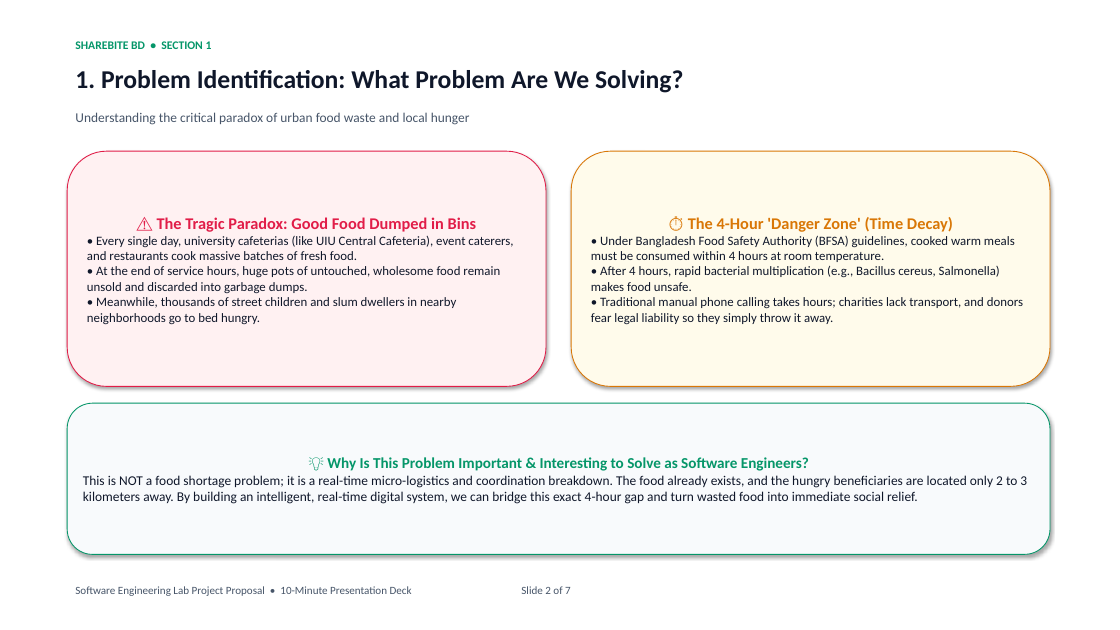
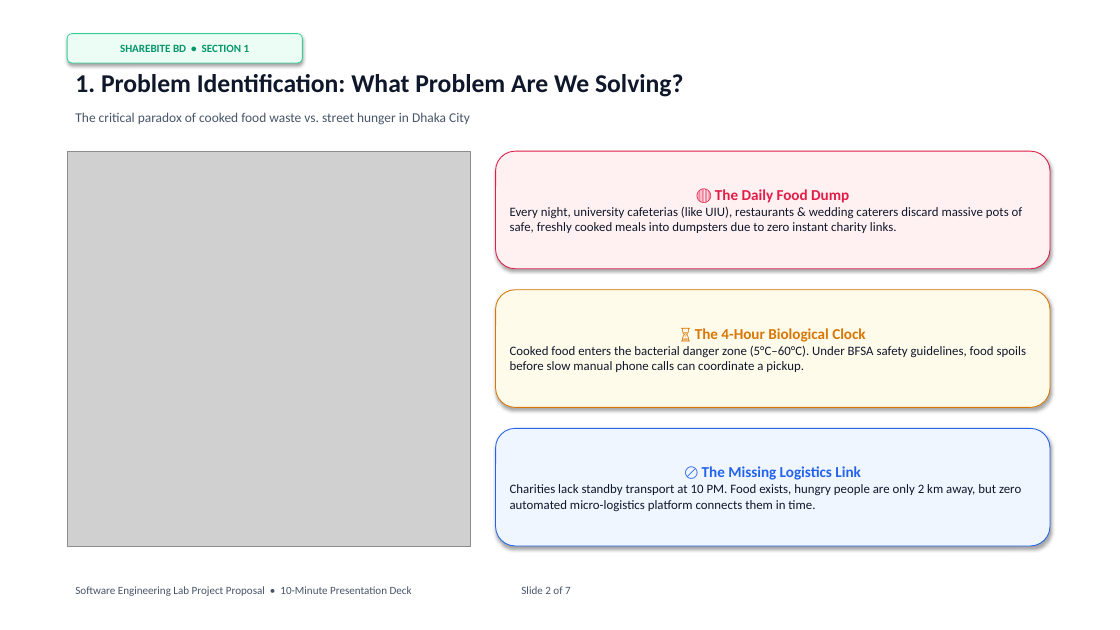
Before and after one commit to mahamudul-hasan7/shearbitebd, a slide deck: slide 2 of ShareBite_BD_SE_Lab_Presentation.pptx. Drawn at 1120x630 pixels with LibreOffice and Linux fonts; fonts in the diff are those of the drawing; grey boxes stand for pictures. Boxes give left, top, right and bottom in pixels: in the first picture for what was removed or moved away, otherwise in the second. Text is boxed around its words. In the diff, an @@ line names an element or a change of style, - is before the commit and + after.

Commit message:
feat(slides): revamp SE lab proposal slides with professional visuals, minimal key points, and embedded photos

```diff
--- a/ShareBite_BD_SE_Lab_Presentation.pptx
+++ b/ShareBite_BD_SE_Lab_Presentation.pptx
@@ rounded rectangle "SHAREBITE BD • SECTION 1" resized from (x1=75, y1=41, x2=212, y2=49) to (x1=67, y1=34, x2=302, y2=63) @@
@@ rounded rectangle "SHAREBITE BD • SECTION 1" at (x1=67, y1=34, x2=302, y2=63): size 10 to 9.5 pt; alignment left to centre; vertical alignment top to middle; fill none to #ECFDF5; outline none to #34D399 0.75 pt; shadow on @@
@@ text "1. Problem Identification: What Problem ..." moved from (x1=75, y1=70, x2=683, y2=93) to (x1=75, y1=74, x2=683, y2=97) @@
@@ text at (x1=75, y1=112, x2=470, y2=125): text changed @@
-Understanding the critical paradox of urban food waste and local hunger
+The critical paradox of cooked food waste vs. street hunger in Dhaka City
@@ rounded rectangle removed at (x1=67, y1=151, x2=546, y2=386) @@
-⚠️ The Tragic Paradox: Good Food Dumped in Bins
-• Every single day, university cafeterias (like UIU Central Cafeteria), event caterers, and restaurants cook massive batches of fresh food.
-• At the end of service hours, huge pots of untouched, wholesome food remain unsold and discarded into garbage dumps.
-• Meanwhile, thousands of street children and slum dwellers in nearby neighborhoods go to bed hungry.
@@ picture added at (x1=67, y1=151, x2=471, y2=546) @@
@@ rounded rectangle "🔴 The Daily Food Dump" resized from (x1=571, y1=151, x2=1050, y2=386) to (x1=496, y1=151, x2=1050, y2=269) @@
@@ rounded rectangle "🔴 The Daily Food Dump" at (x1=496, y1=151, x2=1050, y2=269): fill #FFFBEB to #FFF1F2; outline #D97706 0.75 pt to #E11D48 0.75 pt @@
@@ text in rounded rectangle at (x1=510, y1=189, x2=1023, y2=233): text changed @@
-⏱️ The 4-Hour 'Danger Zone' (Time Decay)
-• Under Bangladesh Food Safety Authority (BFSA) guidelines, cooked warm meals must be consumed within 4 hours at room temperature.
-• After 4 hours, rapid bacterial multiplication (e.g., Bacillus cereus, Salmonella) makes food unsafe.
-• Traditional manual phone calling takes hours; charities lack transport, and donors fear legal liability so they simply throw it away.
+🔴 The Daily Food Dump
+Every night, university cafeterias (like UIU), restaurants & wedding caterers discard massive pots of safe, freshly cooked meals into dumpsters due to zero instant charity links.
@@ rounded rectangle "⏳ The 4-Hour Biological Clock" resized from (x1=67, y1=403, x2=1050, y2=555) to (x1=496, y1=290, x2=1050, y2=408) @@
@@ rounded rectangle "⏳ The 4-Hour Biological Clock" at (x1=496, y1=290, x2=1050, y2=408): fill #F8FAFC to #FFFBEB; outline #059669 0.75 pt to #D97706 0.75 pt @@
@@ text in rounded rectangle at (x1=510, y1=328, x2=1026, y2=372): text changed; size 11.5 to 11 pt @@
-💡 Why Is This Problem Important & Interesting to Solve as Software Engineers?
-This is NOT a food shortage problem; it is a real-time micro-logistics and coordination breakdown. The food already exists, and the hungry beneficiaries are located only 2 to 3 kilometers away. By building an intelligent, real-time digital system, we can bridge this exact 4-hour gap and turn wasted food into immediate social relief.
+⏳ The 4-Hour Biological Clock
+Cooked food enters the bacterial danger zone (5°C–60°C). Under BFSA safety guidelines, food spoils before slow manual phone calls can coordinate a pickup.
@@ rounded rectangle added at (x1=496, y1=429, x2=1050, y2=546), fill #EFF6FF, outline #2563EB 0.75 pt, 11 pt, text #0F172A @@
+🚫 The Missing Logistics Link
+Charities lack standby transport at 10 PM. Food exists, hungry people are only 2 km away, but zero automated micro-logistics platform connects them in time.
```
Also in this commit, not shown: 6 other slides changed, 4 other files.
